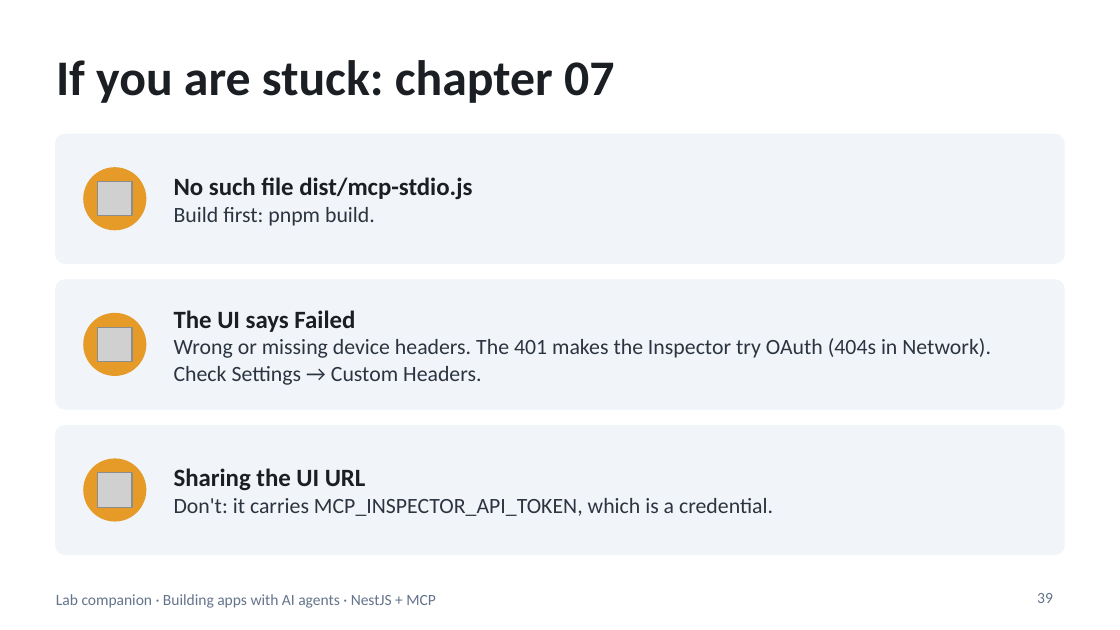
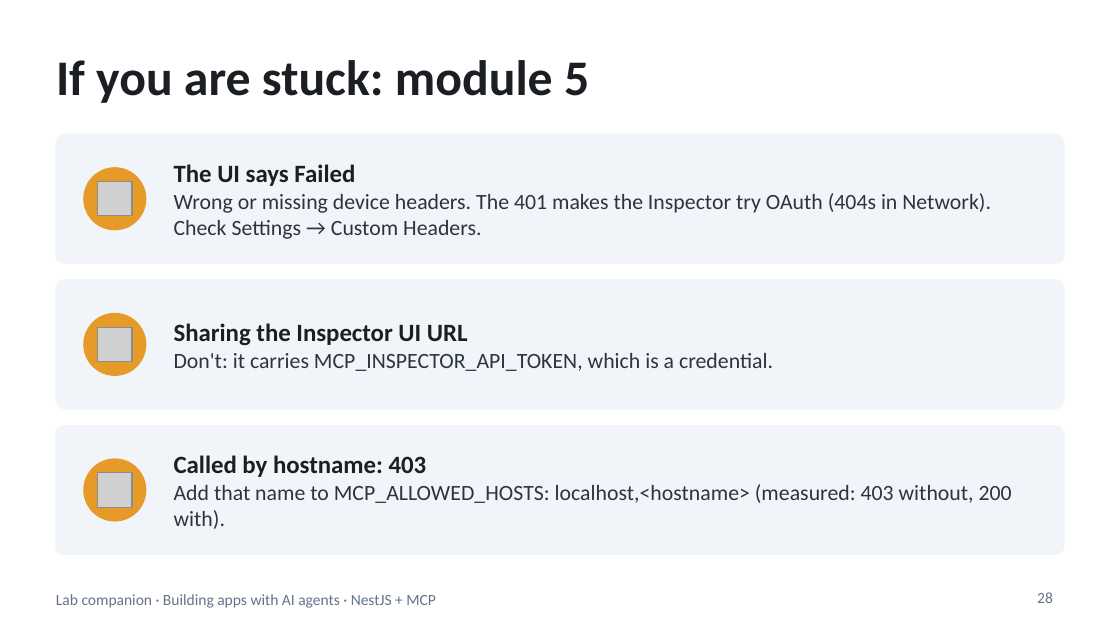
Before and after one commit to blazaga/ai-training-modules, a slide deck: slide 28 of docs/ai-agent-training/slides/lab-companion.pptx (slide 39 before the commit). Drawn at 1120x630 pixels with LibreOffice and Linux fonts; fonts in the diff are those of the drawing; grey boxes stand for pictures. Boxes give left, top, right and bottom in pixels: in the first picture for what was removed or moved away, otherwise in the second. Text is boxed around its words. In the diff, an @@ line names an element or a change of style, - is before the commit and + after.

```diff
--- a/docs/ai-agent-training/slides/lab-companion.pptx
+++ b/docs/ai-agent-training/slides/lab-companion.pptx
@@ title at [56,60,589,103]: text changed @@
-If you are stuck: chapter 07
+If you are stuck: module 5
@@ text at [174,164,991,239]: text changed; size 16 to 14 pt; text colour #1B1F24 to #2B3440; bold off @@
-No such file dist/mcp-stdio.js
-Build first: pnpm build.
+The UI says Failed
+Wrong or missing device headers. The 401 makes the Inspector try OAuth (404s in Network). Check Settings → Custom Headers.
@@ text at [174,323,773,371]: text changed @@
-The UI says Failed
-Wrong or missing device headers. The 401 makes the Inspector try OAuth (404s in Network). Check Settings → Custom Headers.
+Sharing the Inspector UI URL
+Don't: it carries MCP_INSPECTOR_API_TOKEN, which is a credential.
@@ text at [174,455,1012,529]: text changed @@
-Sharing the UI URL
-Don't: it carries MCP_INSPECTOR_API_TOKEN, which is a credential.
+Called by hostname: 403
+Add that name to MCP_ALLOWED_HOSTS: localhost,<hostname> (measured: 403 without, 200 with).
@@ page number at [1037,592,1053,603]: text changed @@
-39
+28
```
Also in this commit, not shown: 28 other slides changed, 16 slides removed, 18 other files.
